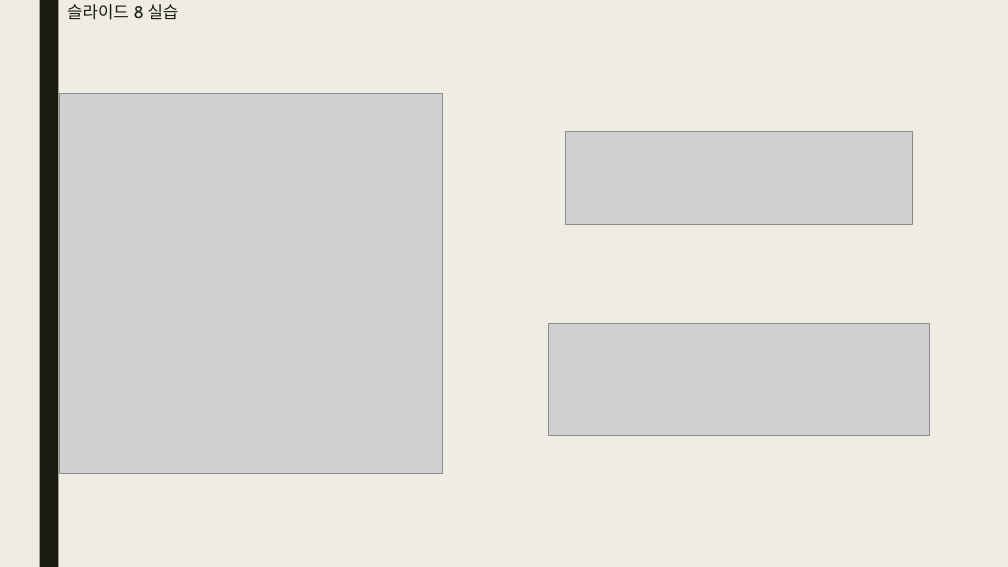
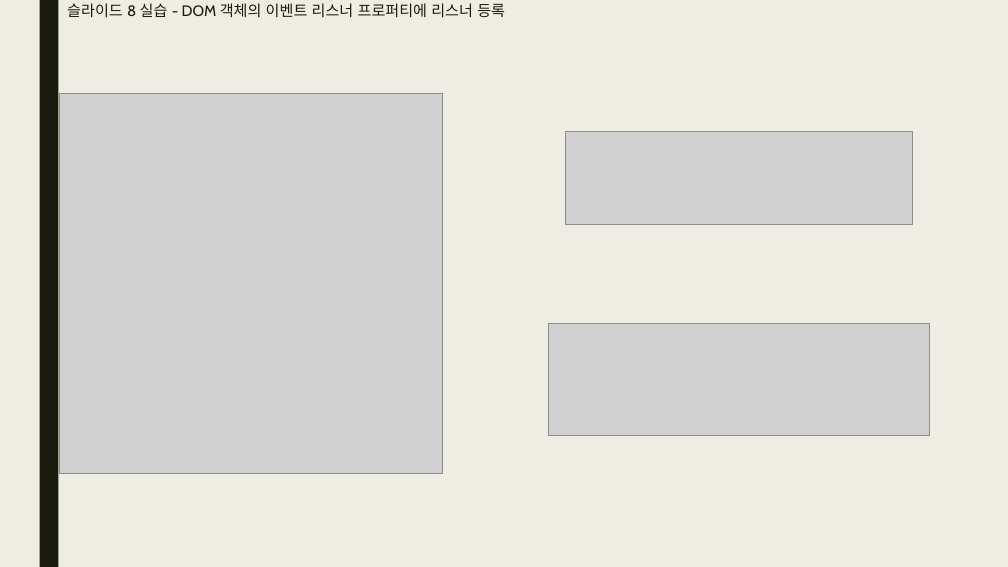
Before and after one commit to bino0130/politec-frontend, a slide deck: slide 3 of 기업업무 과제/기업업무 2강 과제(JavaScript 2) 남정현.pptx. Drawn at 1008x567 pixels with LibreOffice and Linux fonts; fonts in the diff are those of the drawing; grey boxes stand for pictures. Boxes give left, top, right and bottom in pixels: in the first picture for what was removed or moved away, otherwise in the second. Text is boxed around its words. In the diff, an @@ line names an element or a change of style, - is before the commit and + after.

```diff
--- a/기업업무 과제/기업업무 2강 과제(JavaScript 2) 남정현.pptx
+++ b/기업업무 과제/기업업무 2강 과제(JavaScript 2) 남정현.pptx
@@ title at <box>67,3,505,18</box>: text changed; size 16 to 14.4 pt @@
-슬라이드 8 실습
+슬라이드 8 실습 - DOM 객체의 이벤트 리스너 프로퍼티에 리스너 등록
```
Also in this commit, not shown: 12 other slides changed.
